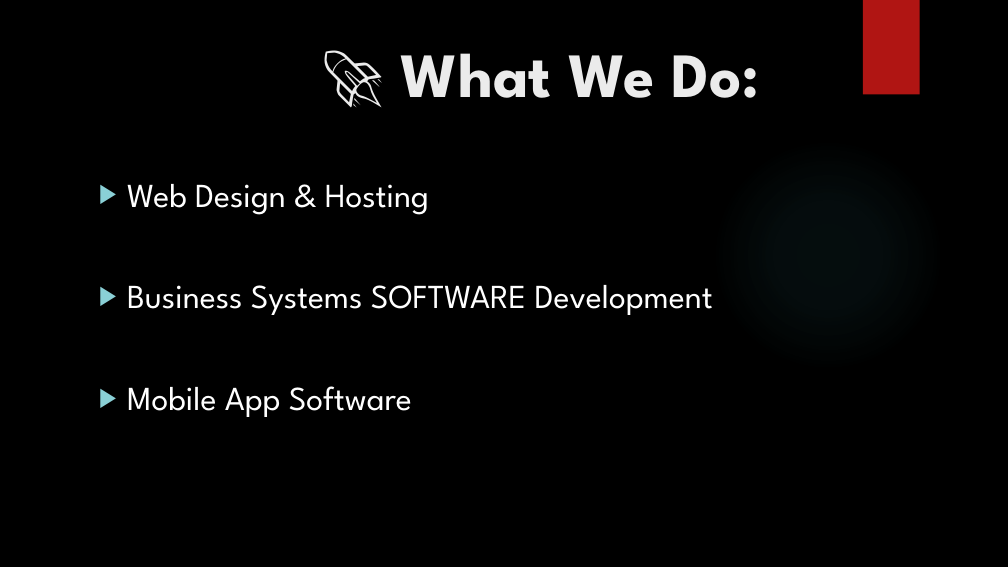
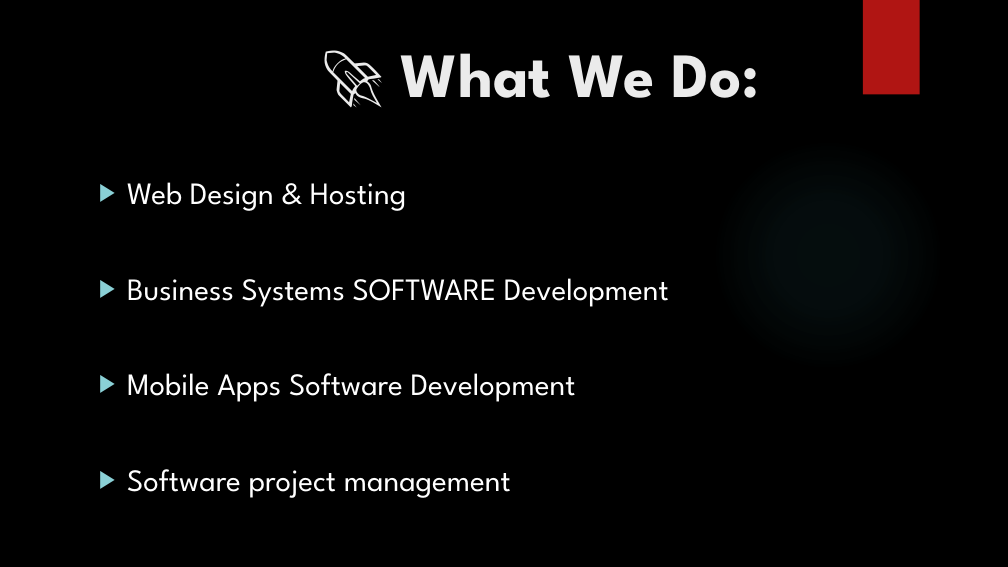
Before and after one commit to Eugene-Mbayire/Eugene_Mbayire_story, a slide deck: slide 5 of documentation/🌍Eugene_life_story_website_sample.pptx (slide 3 before the commit). Drawn at 1008x567 pixels with LibreOffice and Linux fonts; fonts in the diff are those of the drawing; background and template pictures are left out. Boxes give left, top, right and bottom in pixels: in the first picture for what was removed or moved away, otherwise in the second. Text is boxed around its words. In the diff, an @@ line names an element or a change of style, - is before the commit and + after.

```diff
--- a/documentation/🌍Eugene_life_story_website_sample.pptx
+++ b/documentation/🌍Eugene_life_story_website_sample.pptx
@@ text at [127, 182, 669, 307]: size 32 to 29.6 pt in "Web Design & Hosting", "Business Systems SOFTWARE Development" @@
@@ text at [127, 373, 576, 498]: text changed; size 32 to 29.6 pt @@
-▶ Mobile App Software
+▶ Mobile Apps Software Development
+▶ Software project management
```
Also in this commit, not shown: 3 other slides changed, 2 slides added.
